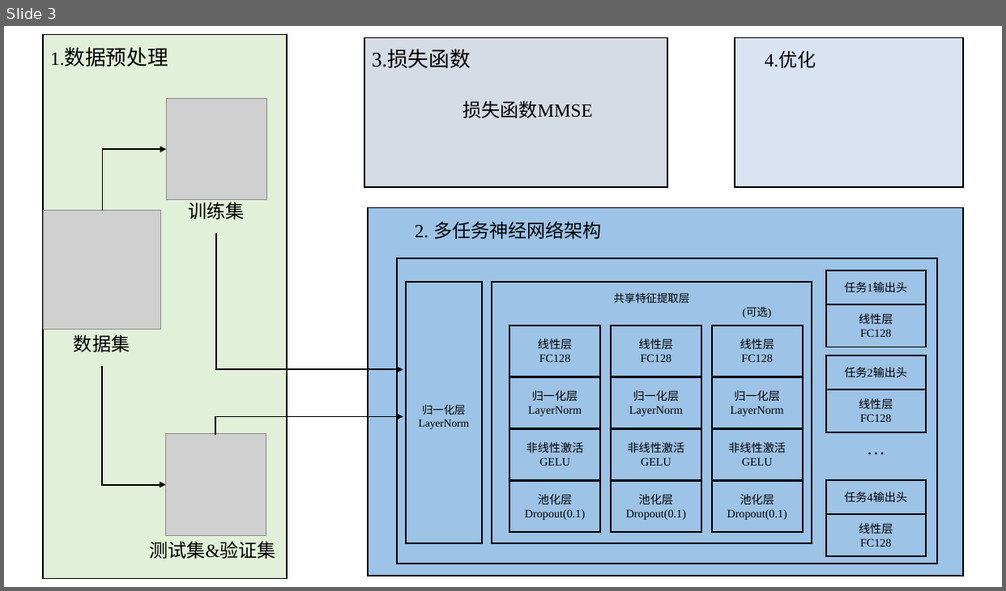
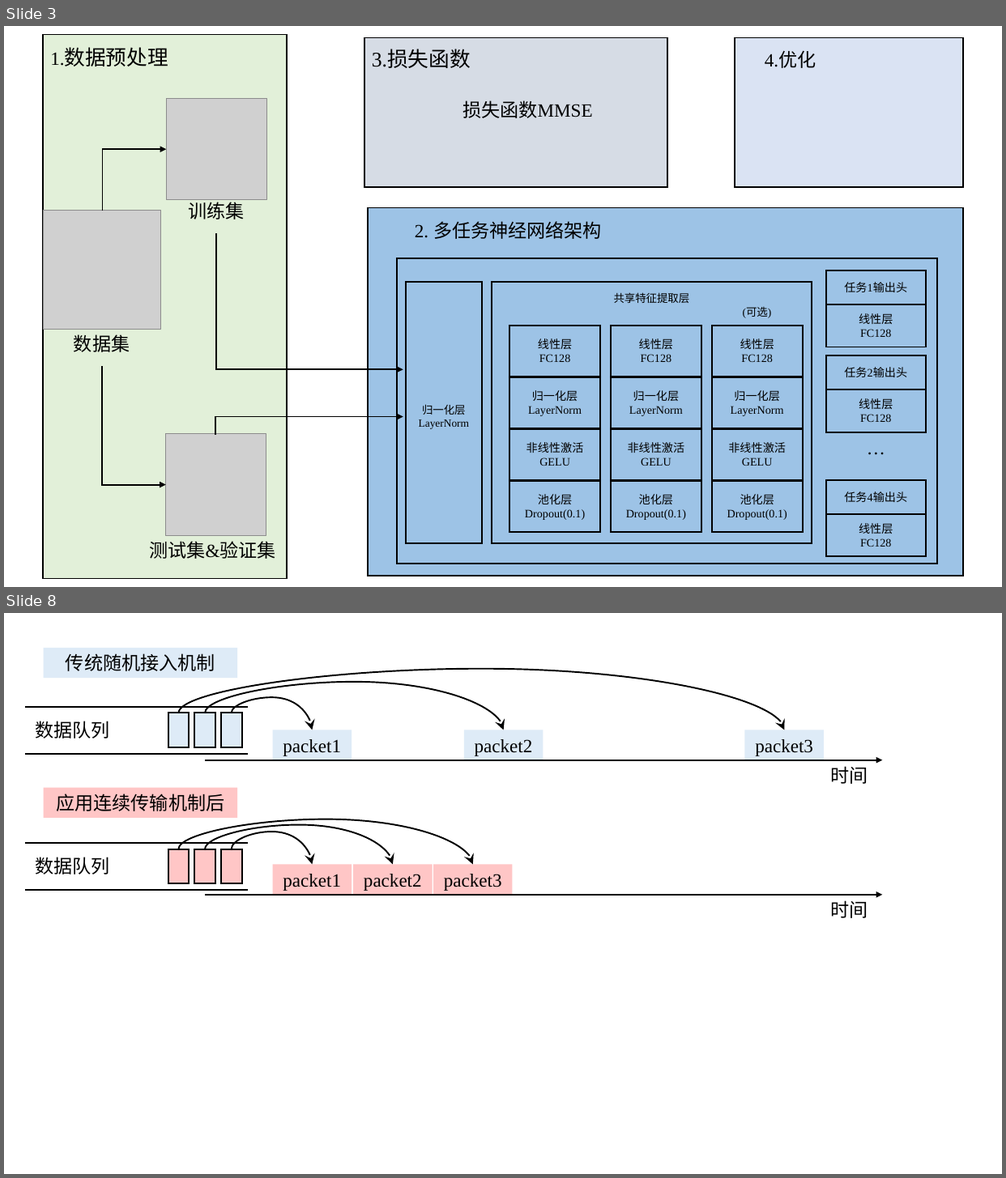
Before and after one commit to Aworrier/zzzwl-big_paper, a slide deck: PPT画图.pptx. Shown one above the other, each under a label of ours: slide 3 before the commit, slides 3 and 8 after it; the slides between them are not shown. The pictures are 1006x591 and 1006x1178 pixels, drawn with LibreOffice and Linux fonts; fonts in the diff are those of the drawing; grey boxes stand for pictures. Boxes give left, top, right and bottom in pixels: in the first picture for what was removed or moved away, otherwise in the second. Text is boxed around its words. In the diff, an @@ line names an element or a change of style, - is before the commit and + after.

```diff
--- a/PPT画图.pptx
+++ b/PPT画图.pptx
@@ slide 8 added at (4,613,1002,1174), background #FFFFFF @@
@@ rectangle added at (44,648,237,677), fill #DEEBF7, 18 pt, text #000000 @@
+传统随机接入机制
@@ curved arrow added from (178, 713) to (784, 730), #000000 1.5 pt @@
@@ curved arrow added from (206, 713) to (503, 730), #000000 1.5 pt @@
@@ curved arrow added from (232, 713) to (313, 730), #000000 1.5 pt @@
@@ group added at (25,707,247,754): 3 rectangles, 2 lines, 1 text @@
+数据队列
@@ rectangle added at (273,730,351,760), fill #DEEBF7, 18 pt, text #000000 @@
+packet1
@@ rectangle added at (464,730,543,760), fill #DEEBF7, 18 pt, text #000000 @@
+packet2
@@ rectangle added at (745,730,824,760), fill #DEEBF7, 18 pt, text #000000 @@
+packet3
@@ arrow added from (206, 760) to (883, 760), #000000 1.5 pt @@
@@ text added at (831,766,868,784), 18 pt, text #000000 @@
+时间
@@ rectangle added at (44,787,237,817), fill #FFC6C6, 18 pt, text #000000 @@
+应用连续传输机制后
@@ curved arrow added from (178, 850) to (473, 865), #000000 1.5 pt @@
@@ curved arrow added from (206, 850) to (393, 865), #000000 1.5 pt @@
@@ curved arrow added from (232, 850) to (313, 865), #000000 1.5 pt @@
@@ group added at (25,843,247,890): 3 rectangles, 2 lines, 1 text @@
+数据队列
@@ rectangle added at (273,865,351,895), fill #FFC6C6, 18 pt, text #000000 @@
+packet1
@@ rectangle added at (354,865,432,895), fill #FFC6C6, 18 pt, text #000000 @@
+packet2
@@ rectangle added at (434,865,513,895), fill #FFC6C6, 18 pt, text #000000 @@
+packet3
@@ arrow added from (206, 895) to (883, 895), #000000 1.5 pt @@
@@ text added at (831,901,868,918), 18 pt, text #000000 @@
+时间
```
Also in this commit, not shown: 4 other slides added, 25 other files.
